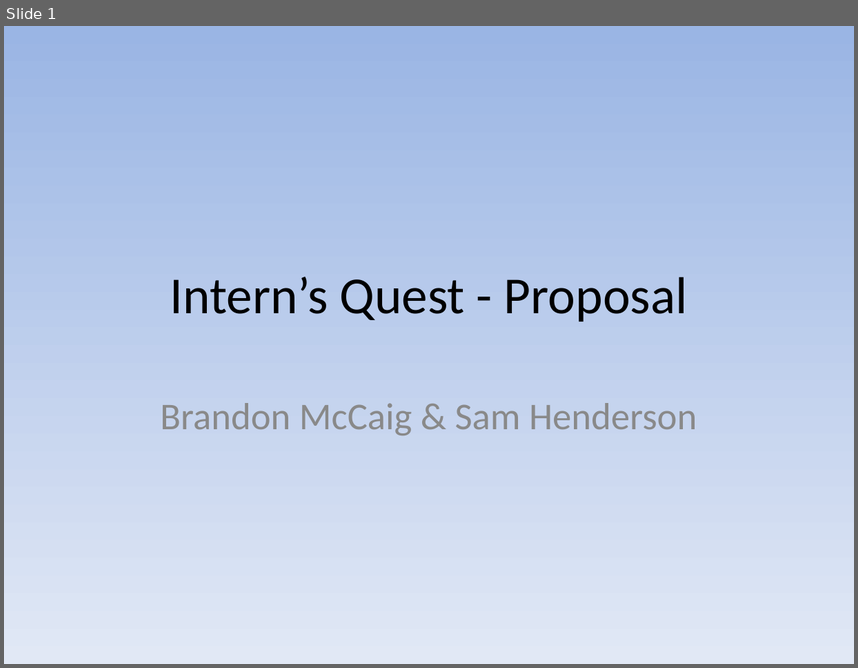
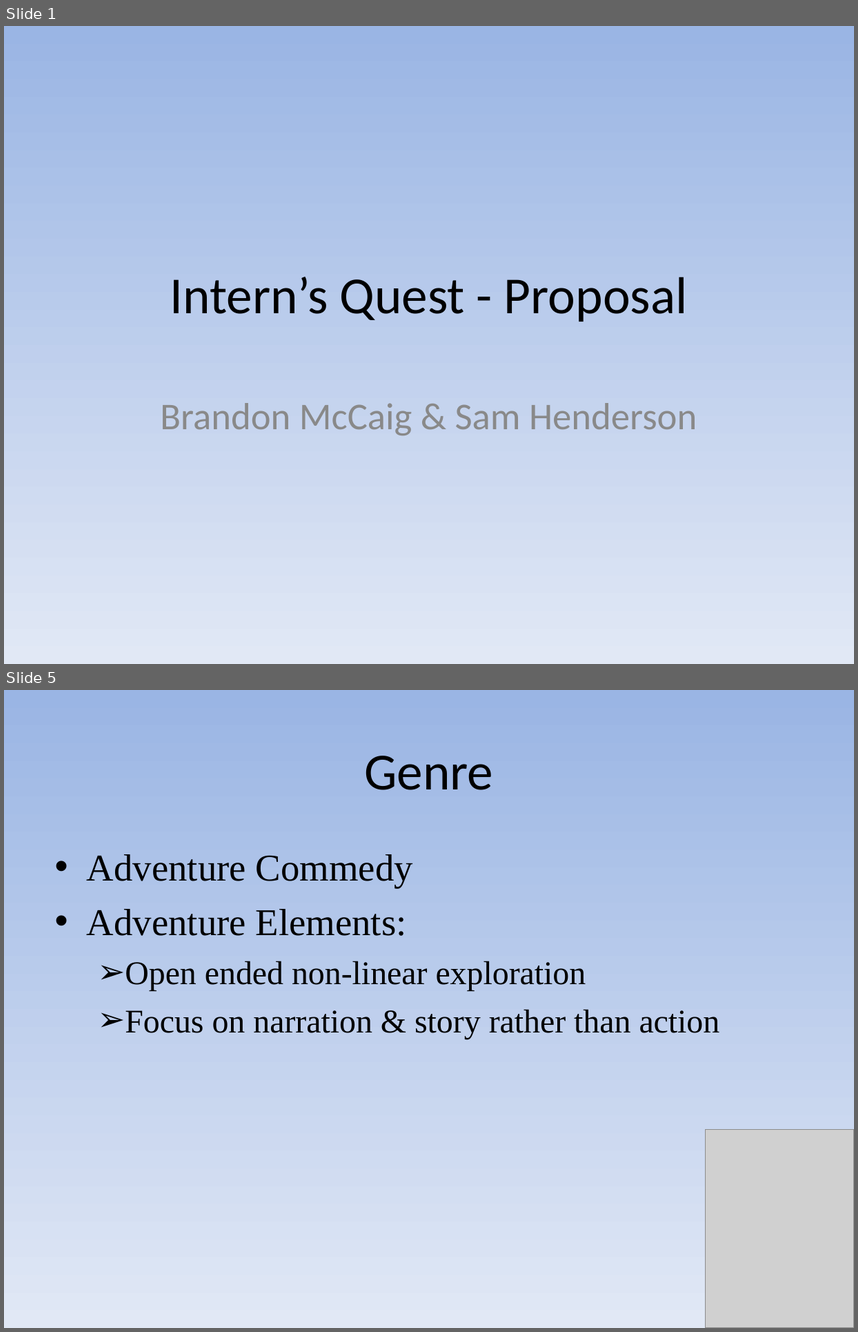
Before and after one commit to bambams/intern-quest-old, a slide deck: docs/proposal_show.pps. Shown one above the other, each under a label of ours: slide 1 before the commit, slides 1 and 5 after it; the slides between them are not shown. The pictures are 858x668 and 858x1332 pixels, drawn with LibreOffice and Linux fonts; fonts in the diff are those of the drawing; grey boxes stand for pictures. Boxes give left, top, right and bottom in pixels: in the first picture for what was removed or moved away, otherwise in the second. Text is boxed around its words. In the diff, an @@ line names an element or a change of style, - is before the commit and + after.

```diff
--- a/docs/proposal_show.pps
+++ b/docs/proposal_show.pps
@@ slide 5 added at [4, 690, 854, 1328], background gradient #9AB5E4 to #E1E8F5 @@
@@ title added at [364, 756, 493, 790], 44 pt, text #000000 @@
+Genre
@@ text added at [87, 854, 720, 1038], 28 pt, text #000000 @@
+• Adventure Commedy
+• Adventure Elements:
+  ➢ Open ended non-linear exploration
+  ➢ Focus on narration & story rather than action
@@ picture added at [705, 1129, 854, 1328] @@
```
Also in this commit, not shown: 2 slides changed, 2 other slides added, 1 other file.
